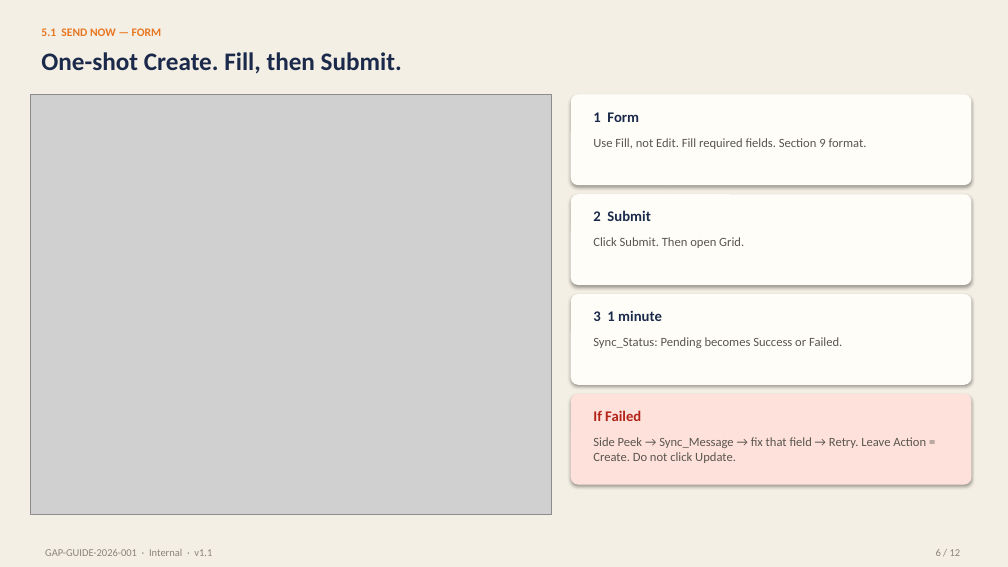
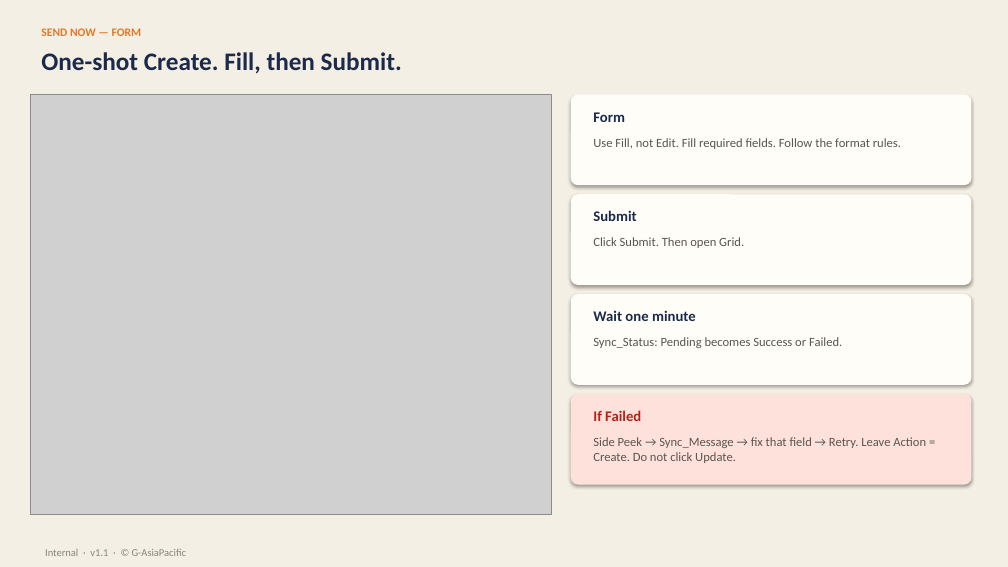
Before and after one commit to azibfikri/apn-opportunity-lark-guide, a slide deck: slide 6 of GAP-GUIDE-2026-001-APN-Opportunity-Lark-Base.pptx. Drawn at 1008x567 pixels with LibreOffice and Linux fonts; fonts in the diff are those of the drawing; grey boxes stand for pictures. Boxes give left, top, right and bottom in pixels: in the first picture for what was removed or moved away, otherwise in the second. Text is boxed around its words. In the diff, an @@ line names an element or a change of style, - is before the commit and + after.

```diff
--- a/GAP-GUIDE-2026-001-APN-Opportunity-Lark-Base.pptx
+++ b/GAP-GUIDE-2026-001-APN-Opportunity-Lark-Base.pptx
@@ text at [41, 28, 142, 36]: text changed @@
-5.1 SEND NOW — FORM
+SEND NOW — FORM
@@ text at [593, 112, 625, 122]: text changed @@
-1 Form
+Form
@@ text at [593, 138, 901, 149]: text changed @@
-Use Fill, not Edit. Fill required fields. Section 9 format.
+Use Fill, not Edit. Fill required fields. Follow the format rules.
@@ text at [593, 210, 636, 221]: text changed @@
-2 Submit
+Submit
@@ text at [593, 310, 696, 321]: text changed @@
-3 1 minute
+Wait one minute
@@ text at [45, 549, 186, 556]: text changed @@
-GAP-GUIDE-2026-001 · Internal · v1.1
+Internal · v1.1 · © G-AsiaPacific
@@ text removed at [936, 549, 961, 556] @@
-6 / 12
```
Also in this commit, not shown: 11 other slides changed, 1 other file.
